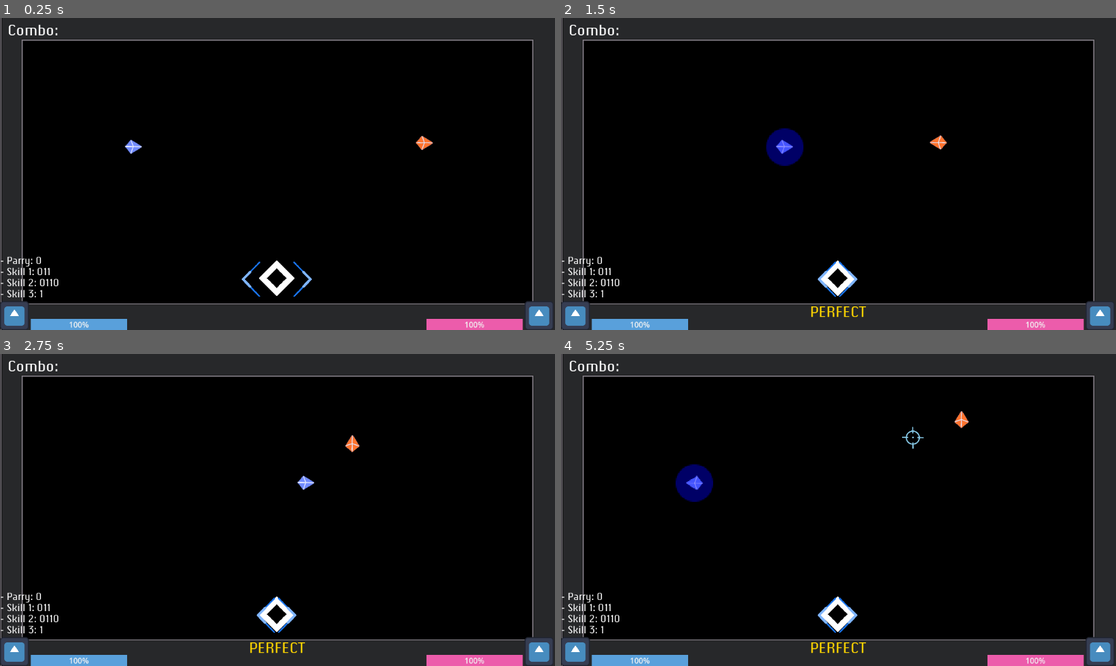
Above: before the commit, frames 1-4 (two rows, left to right).
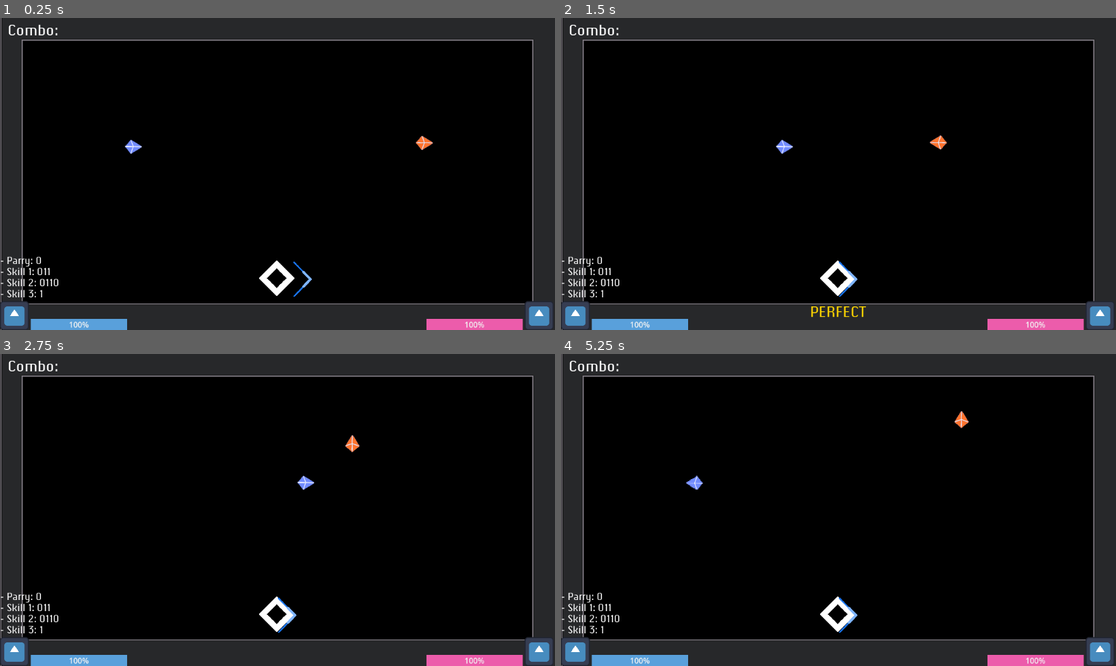
Above: after the commit, the same moments.

Repository: parkouralvoil/holoparry-fangamejam
Game: Godot game, scene res://levels/test_level/test_level.tscn
Two runs of this game, one before a commit and one after it. Both use one fixed random seed, a clock stepped at 60 frames per second and the inputs below. The engine's default icon, where the game draws it, is replaced by a stand-in: a white triangle on a blue panel in a dark square. Sound files missing from this copy of the repository are replaced by a short silence.
Inputs:
- Up to frame 1 (0.25 s): no input
- Up to frame 2 (1.5 s): hold D (move_right) 0.53-1.28 s; tap Space (beat_activate) at 0.6, 1.35 s; hold Down (combo_down) from 1.28 s (still down)
- Up to frame 3 (2.75 s): release Down (combo_down) at 2.03 s; hold D (move_right) from 2.03 s (still down); tap Space (beat_activate) at 2.1 s
- Up to frame 4 (5.25 s): release D (move_right) at 2.78 s; hold Up (combo_up) 2.78-3.53 s; tap Space (beat_activate) every 0.75 s from 2.85 to 5.1 s; hold A (move_left) 3.53-5.03 s; hold Down (combo_down) from 5.03 s (still down)

The runs differ from the first frame. In frame 1, less than 0.1% of the frame differs, in the area x 43-47%, y 77-90%; in frame 2, 0.7%; in frame 3, 0.2%; in frame 4, 0.9%, in the area x 20-66%, y 23-96%.

Commit message:
right before rewrite

Diff:
--- a/characters/character.gd
+++ b/characters/character.gd
@@ -18,6 +18,7 @@
 var _theta: float
 
 var _parry_invulnerability: bool = false
+var _beat_input_available: bool = true
 
 @onready var _Sprite: Sprite2D = $Sprite2D
 
@@ -32,6 +33,7 @@
 	assert(_Moveset)
 	assert(_Hitbox)
 	assert(_character_resource_state)
+	EventBus.beat_update.connect(_on_beat_update)
 	_Moveset.assign_resource_state(_character_resource_state)
 	_Moveset.activated_parry.connect(_on_activated_parry)
 	_Hitbox.got_hit.connect(_on_hit)
@@ -45,25 +47,30 @@
 	_check_combo_skill_input()
 
 func _check_combo_skill_input() -> void:
+	if not _beat_input_available:
+		return
 	var current_quality := BeatVisualizer.current_beat_quality
 	if Input.is_action_just_pressed("beat_activate"):
+		EventBus.combo_or_skill_pressed.emit(current_quality)
+		_beat_input_available = false
 		if _is_action_on_beat():
 			_perform_combo()
 		else:
 			_clear_combo()
+	if Input.is_action_just_pressed("combo_up"):
 		EventBus.combo_or_skill_pressed.emit(current_quality)
-	if Input.is_action_just_pressed("combo_up"):
+		_beat_input_available = false
 		if _is_action_on_beat():
 			_add_combo(PT.Combo.UP)
 		else:
 			_clear_combo()
+	if Input.is_action_just_pressed("combo_down"):
 		EventBus.combo_or_skill_pressed.emit(current_quality)
-	if Input.is_action_just_pressed("combo_down"):
+		_beat_input_available = false
 		if _is_action_on_beat():
 			_add_combo(PT.Combo.DOWN)
 		else:
 			_clear_combo()
-		EventBus.combo_or_skill_pressed.emit(current_quality)
 
 
 func _perform_combo() -> void:
@@ -79,7 +86,6 @@
 func _clear_combo() -> void:
 	_player_combo.clear()
 	EventBus.player_combo_updated.emit(_player_combo)
-
 
 func _physics_process(delta: float) -> void:
 	velocity = _move_direction.normalized() * _speed
@@ -121,3 +127,7 @@
 		_parry_invulnerability = true
 		await get_tree().create_timer(0.2).timeout
 		_parry_invulnerability = false
+
+
+func _on_beat_update() -> void:
+	_beat_input_available = true
--- a/enemies/enemy.gd
+++ b/enemies/enemy.gd
@@ -90,5 +90,5 @@
 		_move_direction = Vector2.LEFT
 
 
-func _on_hit(dmg: float) -> void:
+func _on_hit(dmg: int) -> void:
 	_character_resource_state.take_damage(dmg)
--- a/interface/beat_visualiser.gd
+++ b/interface/beat_visualiser/beat_visualiser.gd
@@ -10,6 +10,7 @@
 @onready var _timer_hide_quality: Timer = %TimerHideQuality
 
 var scale_hitmarker = (0.1 / Conductor.sec_per_beat) + 0.05
+var _main_tween: Tween
 
 ## beat quality stuff
 var _late_available: bool = false ## set to true after the first beat
@@ -95,6 +96,10 @@
 	_label_quality.text = _get_beat_quality_string(beat_quality)
 	_label_quality.modulate = _get_beat_quality_color(beat_quality)
 	_timer_hide_quality.start()
+	if _main_tween:
+		_main_tween.stop()
+	_main_tween = create_tween()
+	_main_tween.tween_property(_main_hitMarker, "modulate", Color.WHITE, 0.35).from(Color.SKY_BLUE)
 
 
 func _on_timer_hide_quality_timeout() -> void:
--- a/interface/beat_visualiser.tscn
+++ b/interface/beat_visualiser/beat_visualiser.tscn
@@ -1,6 +1,6 @@
 [gd_scene load_steps=15 format=3 uid="uid://bi5g78vqtaklg"]
 
-[ext_resource type="Script" uid="uid://de8lvgc1cq1yr" path="res://interface/beat_visualiser.gd" id="1_gy0et"]
+[ext_resource type="Script" uid="uid://de8lvgc1cq1yr" path="res://interface/beat_visualiser/beat_visualiser.gd" id="1_gy0et"]
 [ext_resource type="Texture2D" uid="uid://ddxrwcuw4f7o4" path="res://assets/beat_visual/hit_marker.png" id="2_gy0et"]
 [ext_resource type="Texture2D" uid="uid://ddsm17kkviarf" path="res://assets/beat_visual/indicator.png" id="3_w3i15"]
 [ext_resource type="FontFile" uid="uid://dag7s301mbfag" path="res://assets/fonts/ChiqPro.ttf" id="4_kdp3e"]
@@ -168,6 +168,7 @@
 }
 
 [node name="left_side_control" type="Control" parent="."]
+visible = false
 layout_mode = 1
 anchor_left = 0.391
 anchor_top = 0.668
--- /dev/null
+++ b/interface/beat_visualiser/diamond_line.gd
@@ -0,0 +1,60 @@
+extends TextureRect
+class_name DiamondLine
+
+@export var _is_left_line: bool = true
+var _final_x: float
+var _dist: float
+
+var _speed: float
+var _time: float = 1
+
+var _active: bool = false
+var _pressed: bool = false
+
+var _default_color := Color(1, 1, 1, 1)
+
+func _ready() -> void:
+	if _is_left_line:
+		_final_x = 0
+		_dist = -90
+	else:
+		_final_x = 39
+		_dist = 90
+
+func _physics_process(delta: float) -> void:
+	if not _active:
+		return
+	_speed = (_dist/_time) * delta
+	if _is_left_line:
+		position.x = min(position.x - _speed, _final_x)
+		## offset is to ensure its ready during the next beat
+		if (position.x >= _final_x and _pressed) or (position.x >= _final_x + 15):
+			_reset_line()
+	else:
+		position.x = max(position.x - _speed, _final_x)
+		if (position.x <= _final_x and _pressed) or (position.x <= _final_x - 15):
+			_reset_line()
+
+
+func _reset_line() -> void:
+	_pressed = false
+	hide()
+
+
+func beat_pressed() -> void:
+	hide()
+	_pressed = true
+
+
+func start(starting_beat: int, sec_per_beat: float ) -> void:
+	position.x = _final_x + (_dist * starting_beat)
+	_time = sec_per_beat
+	_active = true
+	show()
+	if starting_beat != 1:
+		var invisible_color := _default_color
+		invisible_color.a = 0
+		var t := create_tween()
+		t.tween_property(self, "modulate", _default_color, _time * 0.5).from(
+			invisible_color
+			)
--- /dev/null
+++ b/interface/beat_visualiser/diamond_lines_manager.gd
@@ -0,0 +1,45 @@
+extends Control
+class_name DiamondLinesManager
+
+var _lines_array: Array[DiamondLine]
+
+var _current_index: int = 0
+var _next_spawn_index: int = 0
+
+var _num_of_lines: int = 4
+
+func _ready() -> void:
+	for c in get_children():
+		if c is DiamondLine:
+			var line := c
+			_lines_array.append(line)
+	assert(_lines_array.size() == _num_of_lines)
+
+
+func _start_line(sec_per_beat: float, starting_beat: int = 2) -> void:
+	var l: DiamondLine = _lines_array[_next_spawn_index]
+	l.start(sec_per_beat, starting_beat)
+	_next_spawn_index = (_next_spawn_index + 1) % _num_of_lines
+
+
+func spawn_line(first_beat: bool) -> void:
+	if first_beat:
+		_start_line(Conductor.sec_per_beat, 1)
+		_start_line(Conductor.sec_per_beat, 2)
+	else:
+		_start_line(Conductor.sec_per_beat, 2)
+
+
+func get_remaining_distance() -> float:
+	var l := _lines_array[_current_index]
+	var final_pos := l._final_x
+	var current_pos := l.position.x
+	if l._is_left_line:
+		return -(final_pos - current_pos)
+	else:
+		return final_pos - current_pos
+	## PERFECT/EARLY left: -(0 + 10) = -10
+	## LATE left: -(0 - 10) = 10
+
+	## PERFECT/EARLY right: 39 - 49 = -10
+	## LATE right: 39 - 29 = 10
--- /dev/null
+++ b/interface/beat_visualiser/diamond_visual.gd
@@ -0,0 +1,26 @@
+extends Control
+class_name DiamondVisual
+
+var _first_beat: bool
+var _tween: Tween
+
+@onready var _left_side_lines: DiamondLinesManager = $LeftSideLines
+@onready var _right_side_lines: DiamondLinesManager = $RightSideLines
+
+@onready var _main_diamond: TextureRect = $MainDiamond
+
+func _ready() -> void:
+	_first_beat = false
+	EventBus.beat_update.connect(_on_beat_update)
+
+
+func _on_beat_update() -> void:
+	_left_side_lines.spawn_line(_first_beat)
+	_right_side_lines.spawn_line(_first_beat)
+	if _first_beat:
+		_first_beat = false
+		return
+	if _tween:
+		_tween.stop()
+	_tween = create_tween()
+	_tween.tween_property(_main_diamond, "scale", Vector2(1, 1), 0.1).from(Vector2(1.15, 1.15))
--- /dev/null
+++ b/interface/beat_visualiser/diamond_visual.tscn
@@ -0,0 +1,148 @@
+[gd_scene load_steps=6 format=3 uid="uid://bfpcf1uduh2rv"]
+
+[ext_resource type="Texture2D" uid="uid://ddxrwcuw4f7o4" path="res://assets/beat_visual/hit_marker.png" id="1_5rqwa"]
+[ext_resource type="Script" uid="uid://coe56bl3iwtm6" path="res://interface/beat_visualiser/diamond_visual.gd" id="1_tiqlp"]
+[ext_resource type="Script" uid="uid://b06sq7gyslpiy" path="res://interface/beat_visualiser/diamond_lines_manager.gd" id="2_yfrpp"]
+[ext_resource type="PackedScene" uid="uid://gsbcygx5yyoi" path="res://interface/beat_visualiser/line_left.tscn" id="3_tiqlp"]
+[ext_resource type="PackedScene" uid="uid://bnde6x8gy3ppj" path="res://interface/beat_visualiser/line_right.tscn" id="4_yfrpp"]
+
+[node name="DiamondVisual" type="Control"]
+layout_mode = 3
+anchors_preset = 15
+anchor_right = 1.0
+anchor_bottom = 1.0
+offset_left = 637.0
+offset_top = 366.0
+offset_right = -426.0
+offset_bottom = -198.0
+grow_horizontal = 2
+grow_vertical = 2
+size_flags_horizontal = 4
+size_flags_vertical = 4
+script = ExtResource("1_tiqlp")
+
+[node name="MainDiamond" type="TextureRect" parent="."]
+custom_minimum_size = Vector2(75, 75)
+layout_mode = 1
+anchors_preset = 8
+anchor_left = 0.5
+anchor_top = 0.5
+anchor_right = 0.5
+anchor_bottom = 0.5
+offset_left = -5.5
+offset_top = -42.0
+offset_right = 69.5
+offset_bottom = 33.0
+grow_horizontal = 2
+grow_vertical = 2
+pivot_offset = Vector2(37.5, 37.5)
+texture = ExtResource("1_5rqwa")
+expand_mode = 3
+
+[node name="LeftSideLines" type="Control" parent="."]
+layout_mode = 2
+anchors_preset = 0
+offset_left = 37.0
+offset_right = 37.0
+pivot_offset = Vector2(20, 107.5)
+script = ExtResource("2_yfrpp")
+
+[node name="LineLeft" parent="LeftSideLines" instance=ExtResource("3_tiqlp")]
+layout_mode = 0
+anchors_preset = 0
+anchor_left = 0.0
+anchor_top = 0.0
+anchor_right = 0.0
+anchor_bottom = 0.0
+offset_left = -90.0
+offset_top = 0.0
+offset_right = -50.0
+offset_bottom = 75.0
+grow_horizontal = 1
+grow_vertical = 1
+
+[node name="LineLeft2" parent="LeftSideLines" instance=ExtResource("3_tiqlp")]
+layout_mode = 0
+anchors_preset = 0
+anchor_left = 0.0
+anchor_top = 0.0
+anchor_right = 0.0
+anchor_bottom = 0.0
+offset_left = -180.0
+offset_top = 0.0
+offset_right = -140.0
+offset_bottom = 75.0
+grow_horizontal = 1
+grow_vertical = 1
+
+[node name="LineLeft3" parent="LeftSideLines" instance=ExtResource("3_tiqlp")]
+visible = false
+layout_mode = 0
+anchors_preset = 0
+anchor_left = 0.0
+anchor_top = 0.0
+anchor_right = 0.0
+anchor_bottom = 0.0
+offset_left = -270.0
+offset_top = 0.0
+offset_right = -230.0
+offset_bottom = 75.0
+grow_horizontal = 1
+grow_vertical = 1
+
+[node name="LineLeft4" parent="LeftSideLines" instance=ExtResource("3_tiqlp")]
+visible = false
+layout_mode = 0
+anchors_preset = 0
+anchor_left = 0.0
+anchor_top = 0.0
+anchor_right = 0.0
+anchor_bottom = 0.0
+offset_left = -270.0
+offset_top = 0.0
+offset_right = -230.0
+offset_bottom = 75.0
+grow_horizontal = 1
+grow_vertical = 1
+
+[node name="RightSideLines" type="Control" parent="."]
+layout_mode = 2
+anchors_preset = 0
+offset_left = 37.0
+offset_right = 37.0
+pivot_offset = Vector2(20, 107.5)
+script = ExtResource("2_yfrpp")
+
+[node name="LineRight" parent="RightSideLines" instance=ExtResource("4_yfrpp")]
+layout_mode = 1
+offset_left = 129.0
+offset_top = 0.0
+offset_right = 169.0
+offset_bottom = 75.0
+_is_left_line = false
+
+[node name="LineRight2" parent="RightSideLines" instance=ExtResource("4_yfrpp")]
+layout_mode = 1
+offset_left = 219.0
+offset_top = 0.0
+offset_right = 259.0
+offset_bottom = 75.0
+_is_left_line = false
+
+[node name="LineRight3" parent="RightSideLines" instance=ExtResource("4_yfrpp")]
+visible = false
+layout_mode = 1
+offset_left = 309.0
+offset_top = 0.0
+offset_right = 349.0
+offset_bottom = 75.0
+_is_left_line = false
+
+[node name="LineRight4" parent="RightSideLines" instance=ExtResource("4_yfrpp")]
+visible = false
+layout_mode = 1
+offset_left = 309.0
+offset_top = 0.0
+offset_right = 349.0
+offset_bottom = 75.0
+_is_left_line = false
--- /dev/null
+++ b/interface/beat_visualiser/line_left.tscn
@@ -0,0 +1,22 @@
+[gd_scene load_steps=3 format=3 uid="uid://gsbcygx5yyoi"]
+
+[ext_resource type="Texture2D" uid="uid://ddsm17kkviarf" path="res://assets/beat_visual/indicator.png" id="1_r0fgg"]
+[ext_resource type="Script" uid="uid://d2dmxcew5e7iw" path="res://interface/beat_visualiser/diamond_line.gd" id="2_nvf88"]
+
+[node name="LineLeft" type="TextureRect"]
+clip_contents = true
+anchors_preset = 8
+anchor_left = 0.5
+anchor_top = 0.5
+anchor_right = 0.5
+anchor_bottom = 0.5
+offset_left = -576.0
+offset_top = -324.0
+offset_right = -536.0
+offset_bottom = -249.0
+grow_horizontal = 2
+grow_vertical = 2
+pivot_offset = Vector2(20, 37.5)
+texture = ExtResource("1_r0fgg")
+expand_mode = 1
+script = ExtResource("2_nvf88")
--- /dev/null
+++ b/interface/beat_visualiser/line_right.tscn
@@ -0,0 +1,23 @@
+[gd_scene load_steps=3 format=3 uid="uid://bnde6x8gy3ppj"]
+
+[ext_resource type="Texture2D" uid="uid://ddsm17kkviarf" path="res://assets/beat_visual/indicator.png" id="1_ndvfi"]
+[ext_resource type="Script" uid="uid://d2dmxcew5e7iw" path="res://interface/beat_visualiser/diamond_line.gd" id="2_ndvfi"]
+
+[node name="LineRight" type="TextureRect"]
+clip_contents = true
+anchors_preset = 8
+anchor_left = 0.5
+anchor_top = 0.5
+anchor_right = 0.5
+anchor_bottom = 0.5
+offset_left = -576.0
+offset_top = -324.0
+offset_right = -536.0
+offset_bottom = -249.0
+grow_horizontal = 2
+grow_vertical = 2
+pivot_offset = Vector2(20, 37.5)
+texture = ExtResource("1_ndvfi")
+expand_mode = 1
+flip_h = true
+script = ExtResource("2_ndvfi")
--- a/levels/ai_level/ai_level.tscn
+++ b/levels/ai_level/ai_level.tscn
@@ -5,7 +5,7 @@
 [ext_resource type="Resource" uid="uid://b4cpdtlev4jeg" path="res://interface/player_interface_components/enemy_info_state.tres" id="5_yq3qx"]
 [ext_resource type="PackedScene" uid="uid://cbbxeyyvdx33t" path="res://levels/conductor.tscn" id="7_3ipyh"]
 [ext_resource type="Texture2D" uid="uid://f68idayf3lv3" path="res://assets/sprites/gray_tileset_godot.png" id="7_plu7y"]
-[ext_resource type="PackedScene" uid="uid://bi5g78vqtaklg" path="res://interface/beat_visualiser.tscn" id="8_yx6a0"]
+[ext_resource type="PackedScene" uid="uid://bi5g78vqtaklg" path="res://interface/beat_visualiser/beat_visualiser.tscn" id="8_yx6a0"]
 [ext_resource type="PackedScene" uid="uid://cq6rbvv0vku06" path="res://interface/player_interface.tscn" id="9_po7hq"]
 
 [sub_resource type="TileSetAtlasSource" id="TileSetAtlasSource_gmgay"]
--- a/levels/test_level/test_level.tscn
+++ b/levels/test_level/test_level.tscn
@@ -7,7 +7,7 @@
 [ext_resource type="Resource" uid="uid://cflfyogpk7t1i" path="res://interface/player_interface_components/player_info_state.tres" id="4_ly3hx"]
 [ext_resource type="PackedScene" uid="uid://cq6rbvv0vku06" path="res://interface/player_interface.tscn" id="4_w7r7j"]
 [ext_resource type="Resource" uid="uid://b4cpdtlev4jeg" path="res://interface/player_interface_components/enemy_info_state.tres" id="5_4n8tn"]
-[ext_resource type="PackedScene" uid="uid://bi5g78vqtaklg" path="res://interface/beat_visualiser.tscn" id="5_o6mel"]
+[ext_resource type="PackedScene" uid="uid://bi5g78vqtaklg" path="res://interface/beat_visualiser/beat_visualiser.tscn" id="5_o6mel"]
 [ext_resource type="PackedScene" uid="uid://cbbxeyyvdx33t" path="res://levels/conductor.tscn" id="9_21gvb"]
 
 [sub_resource type="TileSetAtlasSource" id="TileSetAtlasSource_gmgay"]
--- a/projectiles/parry_circle.gd
+++ b/projectiles/parry_circle.gd
@@ -54,7 +54,7 @@
 			_tween_circle_after_parry()
 
 
-func _end_parry_check():
+func _end_parry_check() -> void:
 	_attackParryCheckbox.set_deferred("monitoring", false)
 	_sprite_during_parry.hide()
 
Renamed: interface/beat_visualiser.gd.uid -> interface/beat_visualiser/beat_visualiser.gd.uid
Not shown, added: interface/beat_visualiser/diamond_line.gd.uid
Not shown, added: interface/beat_visualiser/diamond_lines_manager.gd.uid
Not shown, added: interface/beat_visualiser/diamond_visual.gd.uid
